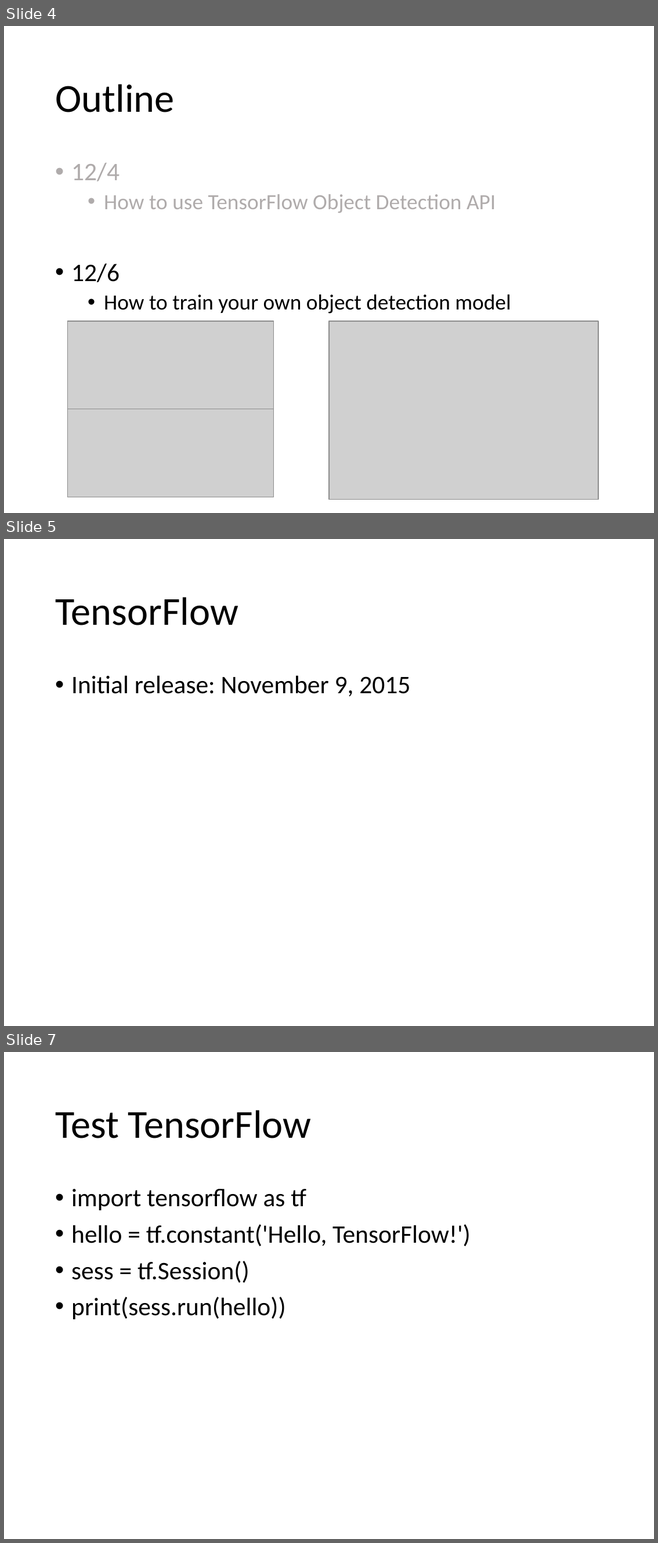
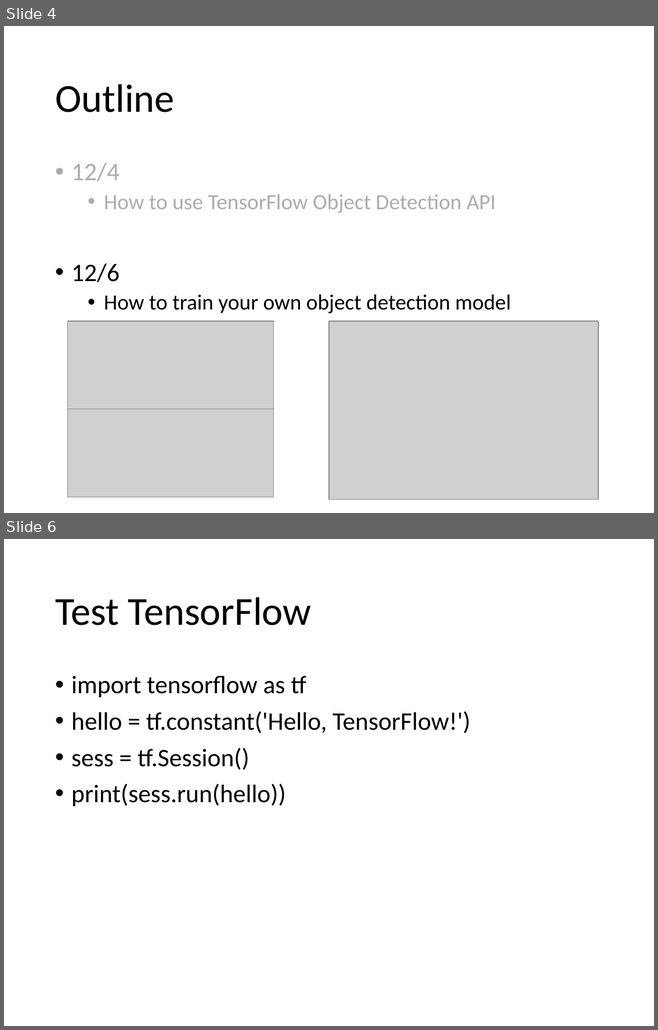
Before and after one commit to YichaoOU/self_driving_car, a slide deck: Tutorial/TensorFlow-Obj-API.pptx. Shown one above the other, each under a label of ours: slides 4, 5 and 7 before the commit, slides 4 and 6 after it; the slides between them are not shown. The pictures are 658x1543 and 658x1030 pixels, drawn with LibreOffice and Linux fonts; fonts in the diff are those of the drawing; grey boxes stand for pictures. Boxes give left, top, right and bottom in pixels: in the first picture for what was removed or moved away, otherwise in the second. Text is boxed around its words. In the diff, an @@ line names an element or a change of style, - is before the commit and + after.

```diff
--- a/Tutorial/TensorFlow-Obj-API.pptx
+++ b/Tutorial/TensorFlow-Obj-API.pptx
@@ slide 5 removed at bbox=[4, 539, 654, 1026], background #FFFFFF @@
@@ title removed at bbox=[55, 597, 238, 625] @@
-TensorFlow
@@ text removed at bbox=[71, 675, 410, 697] @@
-• Initial release: November 9, 2015
@@ what was slide 7 is now slide 6 @@
```
Also in this commit, not shown: 5 slides changed, 3 slides added, 22 other files.
